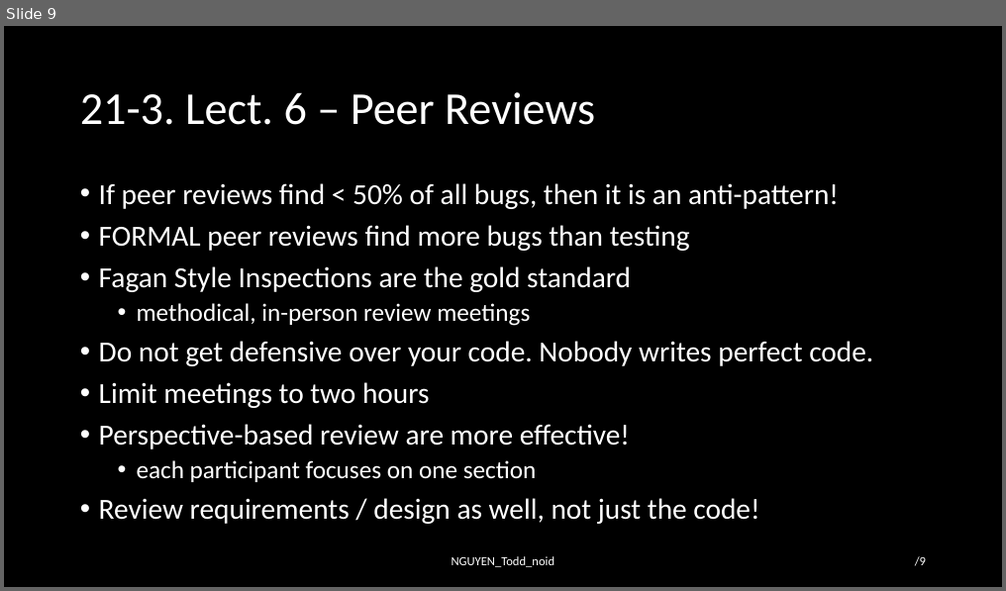
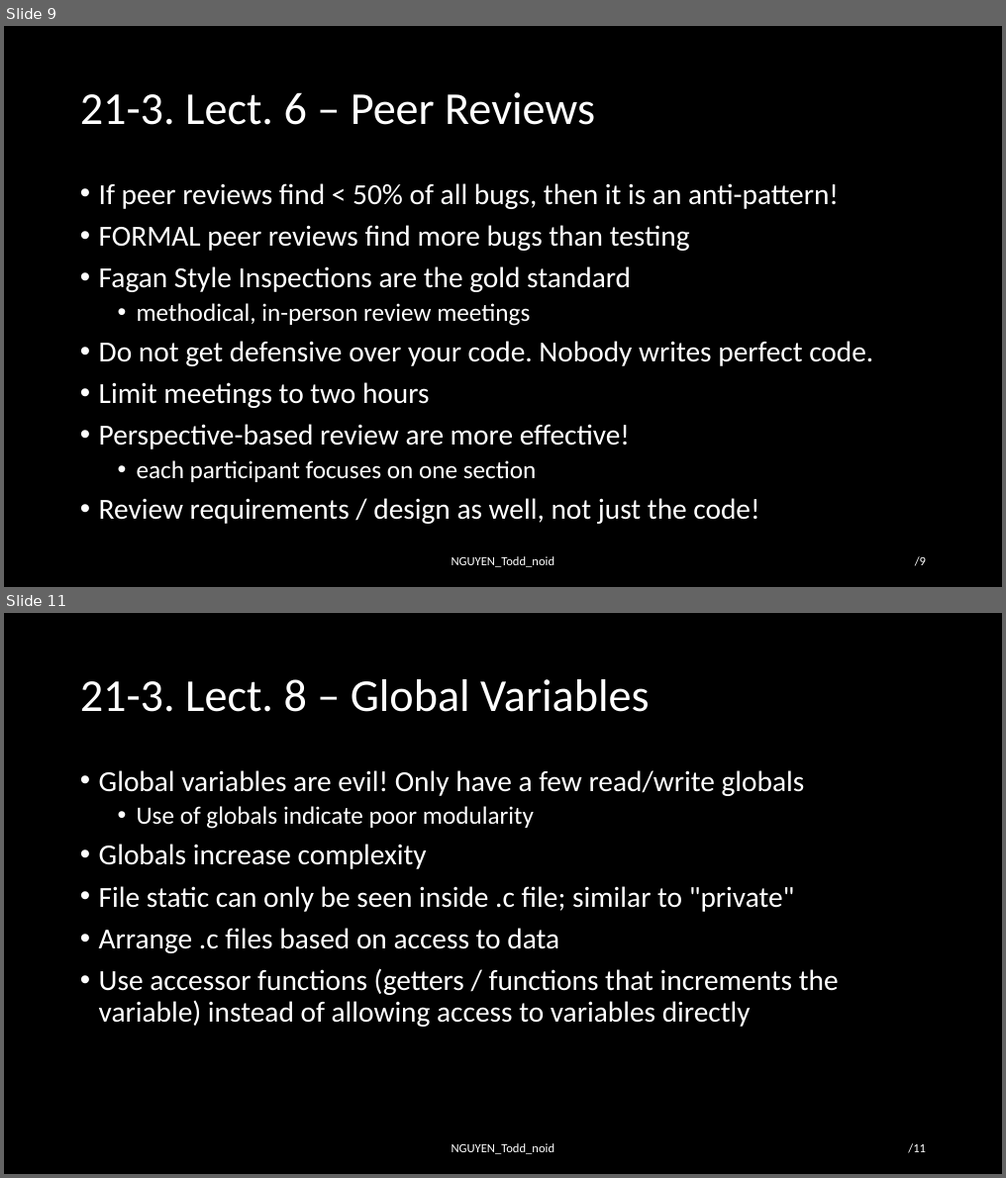
Before and after one commit to toddnguyen-gf/embedded-training, a slide deck: ece-18-642/lec-20-to-24/hw21/HW21_NGUYEN_Todd_noid.pptx. Shown one above the other, each under a label of ours: slide 9 before the commit, slides 9 and 11 after it; the slides between them are not shown. The pictures are 1006x591 and 1006x1178 pixels, drawn with LibreOffice and Linux fonts; fonts in the diff are those of the drawing. Boxes give left, top, right and bottom in pixels: in the first picture for what was removed or moved away, otherwise in the second. Text is boxed around its words. In the diff, an @@ line names an element or a change of style, - is before the commit and + after.

Commit message:
HW21: Finish reviewing Lect 6 - 9

```diff
--- a/ece-18-642/lec-20-to-24/hw21/HW21_NGUYEN_Todd_noid.pptx
+++ b/ece-18-642/lec-20-to-24/hw21/HW21_NGUYEN_Todd_noid.pptx
@@ slide 11 added at (4, 613, 1002, 1174), background #000000 @@
@@ title added at (80, 679, 648, 712), 44 pt, text #FFFFFF @@
+21-3. Lect. 8 – Global Variables
@@ text added at (99, 770, 839, 1027), 28 pt, text #FFFFFF @@
+• Global variables are evil! Only have a few read/write globals
+  • Use of globals indicate poor modularity
+• Globals increase complexity
+• File static can only be seen inside .c file; similar to "private"
+• Arrange .c files based on access to data
+• Use accessor functions (getters / functions that increments the variable) instead of allowing access to variables directly
@@ text added at (451, 1144, 555, 1155), 12 pt, text #FFFFFF @@
+NGUYEN_Todd_noid
@@ page number added at (908, 1144, 926, 1154), 12 pt, text #FFFFFF @@
+/11
```
Also in this commit, not shown: 2 other slides added.
